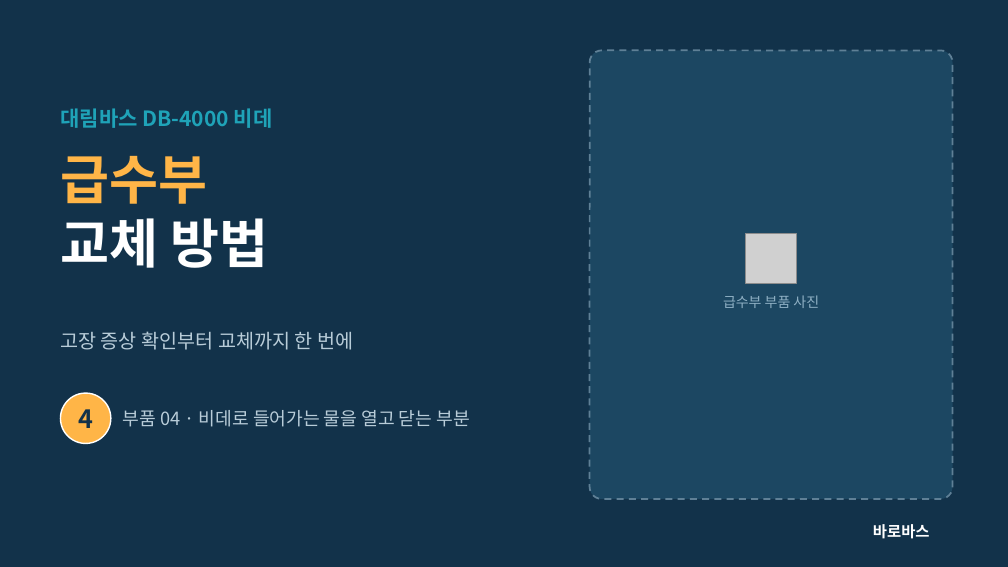
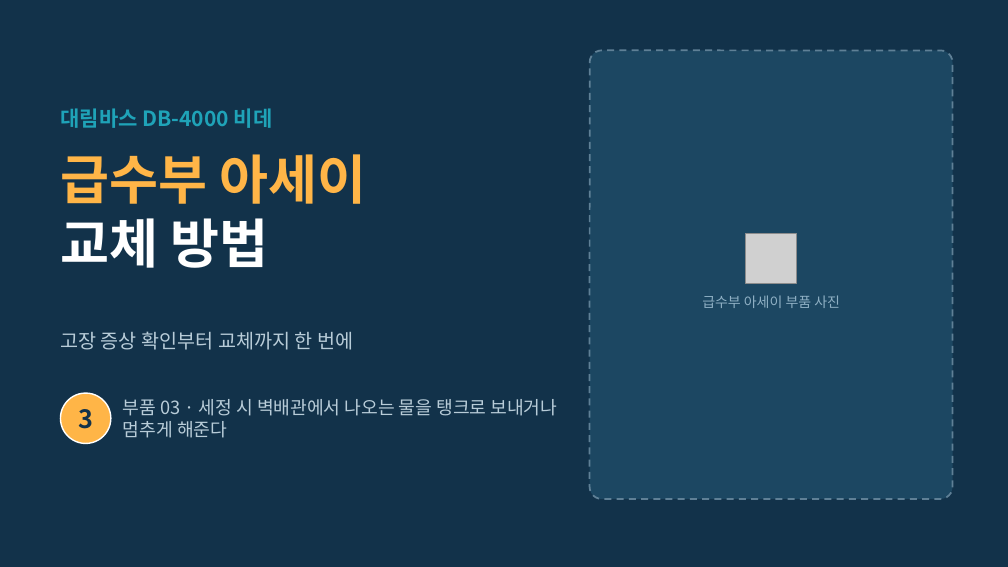
Before and after one commit to curireport/claude-blog-project, a slide deck: slide 14 of 바로바스/output/DB-4000_부품안내카드.pptx (slide 11 before the commit). Drawn at 1008x567 pixels with LibreOffice and Linux fonts; fonts in the diff are those of the drawing; grey boxes stand for pictures; background and template pictures are left out. Boxes give left, top, right and bottom in pixels: in the first picture for what was removed or moved away, otherwise in the second. Text is boxed around its words. In the diff, an @@ line names an element or a change of style, - is before the commit and + after.

```diff
--- a/바로바스/output/DB-4000_부품안내카드.pptx
+++ b/바로바스/output/DB-4000_부품안내카드.pptx
@@ text at (60,154,366,204): text changed @@
-급수부
+급수부 아세이
@@ text at (702,295,840,308): text changed @@
-급수부 부품 사진
+급수부 아세이 부품 사진
@@ text at (78,409,93,429): text changed @@
-4
+3
@@ text at (123,399,558,438): text changed @@
-부품 04 · 비데로 들어가는 물을 열고 닫는 부분
+부품 03 · 세정 시 벽배관에서 나오는 물을 탱크로 보내거나 멈추게 해준다
@@ text removed at (873,524,930,539) @@
-바로바스
```
Also in this commit, not shown: 4 other slides changed, 15 slides added, 6 slides removed, 4 other files.
